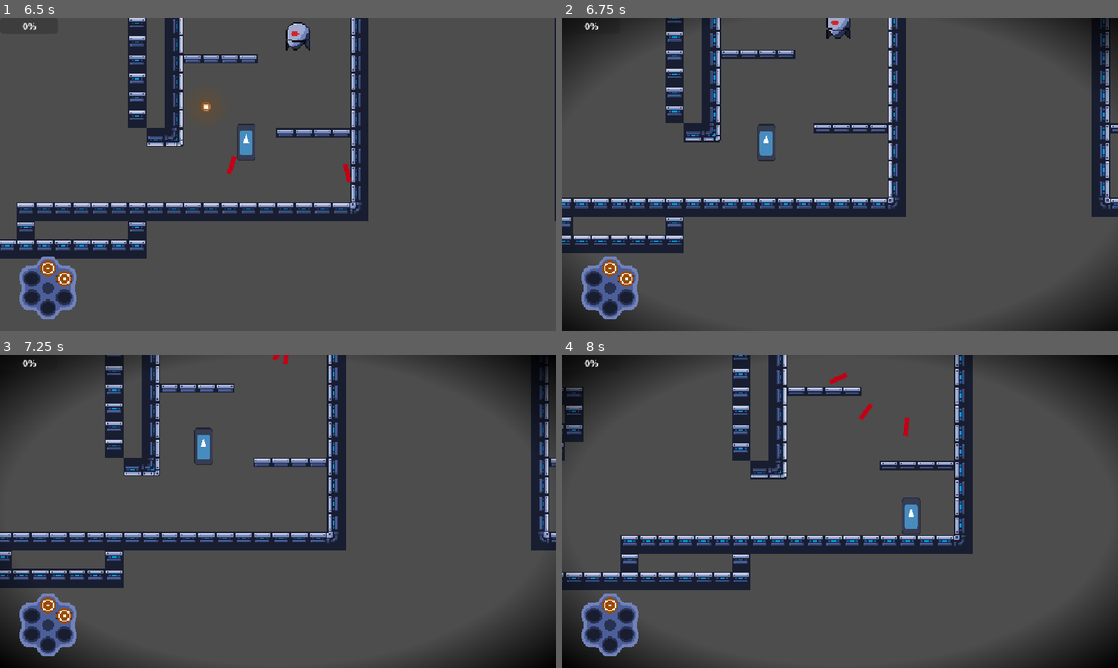
Above: before the commit, frames 1-4 (two rows, left to right).
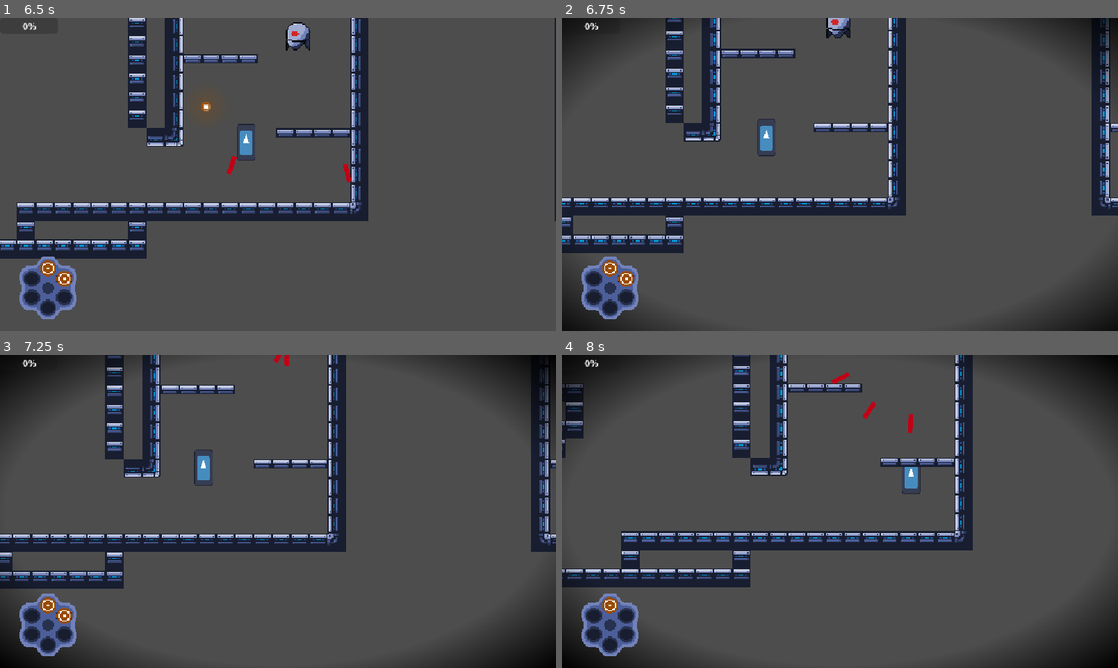
Above: after the commit, the same moments.

Repository: ygda-org/revolver
Game: Godot game, scene res://main/main.tscn
Same seed, same stepped clock (60 frames per second), same inputs: the game is played once before the commit and once after it. The engine's default icon, where the game draws it, is replaced by a stand-in: a white triangle on a blue panel in a dark square.
Inputs (mouse positions are in pixels of both pictures, inside the frame that each line leads up to):
- Up to frame 1 (6.5 s): tap Enter (ui_accept) at 0.5 s; move the mouse to (400, 158) at 0.52 s; hold S (drop) 0.53-1.28 s; hold D (right) 0.53-2.03 s; tap Space (jump) at 0.77, 1.52, 3.02, 3.77, 4.52, 6.02 s; move the mouse to (166, 190) at 1.27 s; click (166, 190) at 1.35 s; move the mouse to (333, 105) at 2.02 s; hold A (left) 2.03-2.78 s; hold S (drop) 2.03-2.78 s; move the mouse to (250, 237) at 2.77 s; hold D (right) 2.78-4.28 s; click (250, 237) at 2.85 s; move the mouse to (444, 221) at 3.52 s; hold S (drop) 3.53-4.28 s; move the mouse to (111, 127) at 4.27 s; hold A (left) 4.28-5.03 s; click (111, 127) at 4.35 s; move the mouse to (305, 174) at 5.02 s; hold D (right) 5.03-5.78 s; hold S (drop) 5.03-5.78 s; move the mouse to (194, 96) at 5.77 s; hold A (left) from 5.78 s (still down); click (194, 96) at 5.85 s
- Up to frame 2 (6.75 s): keep holding A (left); move the mouse to (962, 158) at 6.52 s; hold S (drop) from 6.53 s (still down)
- Up to frame 3 (7.25 s): keep holding A (left); keep holding S (drop); tap Space (jump) at 6.77 s
- Up to frame 4 (8 s): move the mouse to (728, 527) at 7.27 s; release A (left) at 7.28 s; release S (drop) at 7.28 s; hold D (right) from 7.28 s (still down); click (728, 527) at 7.35 s; tap Space (jump) at 7.52 s

Frame 1 is identical in both runs. In frame 2, 2.1% of the frame differs, in the area x 0-100%, y 0-73%; in frame 3, 5.9%; in frame 4, 8.2%, in the area x 0-74%, y 0-76%.

Commit message:
player hit stun change

Diff:
--- a/player/player.gd
+++ b/player/player.gd
@@ -103,7 +103,11 @@
 			parry_hitbox.monitoring = true
 			get_tree().create_timer(PARRY_WINDOW).timeout.connect(disable_parry)
 	if not $HitStun.is_stopped():
+		print(hit_stun_velocity)
 		velocity = hit_stun_velocity
+		hit_stun_velocity -= hit_stun_velocity * 10 * delta
+		if hit_stun_velocity.length_squared() < 100:
+			hit_stun_velocity = hit_stun_velocity.normalized() * 10
 	if slam_velocity:
 		velocity = slam_velocity
 	move_and_slide()
@@ -119,7 +123,7 @@
 		return
 	health -= 1
 	$HitStun.start()
-	hit_stun_velocity = 55 * hitter.global_position.direction_to(global_position)
+	hit_stun_velocity = 150 * hitter.global_position.direction_to(global_position)
 	if health <= 0:
 		die()
 
--- a/player/player.tscn
+++ b/player/player.tscn
@@ -87,7 +87,7 @@
 one_shot = true
 
 [node name="InvicibilityFrames" type="Timer" parent="." unique_id=1166738307]
-wait_time = 1.5999999999999999
+wait_time = 1.6
 one_shot = true
 
 [node name="HitStun" type="Timer" parent="." unique_id=2018356157]
